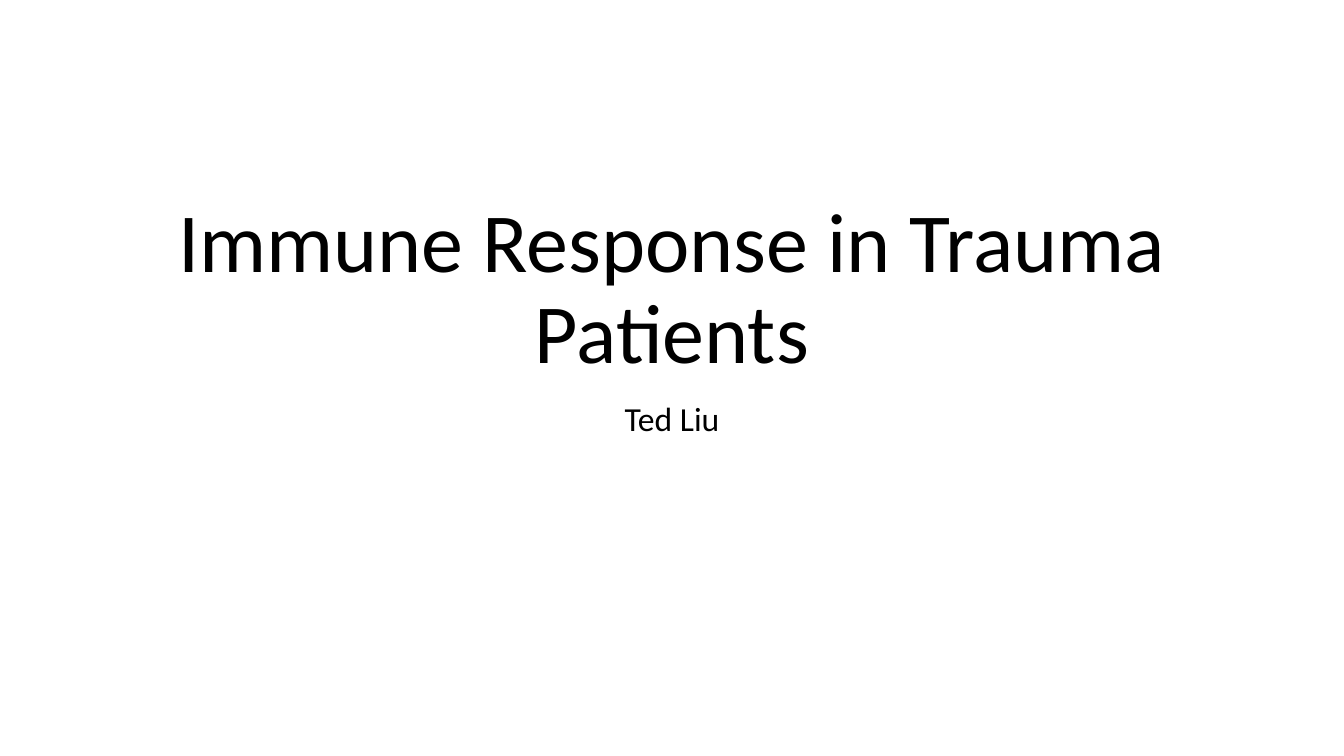
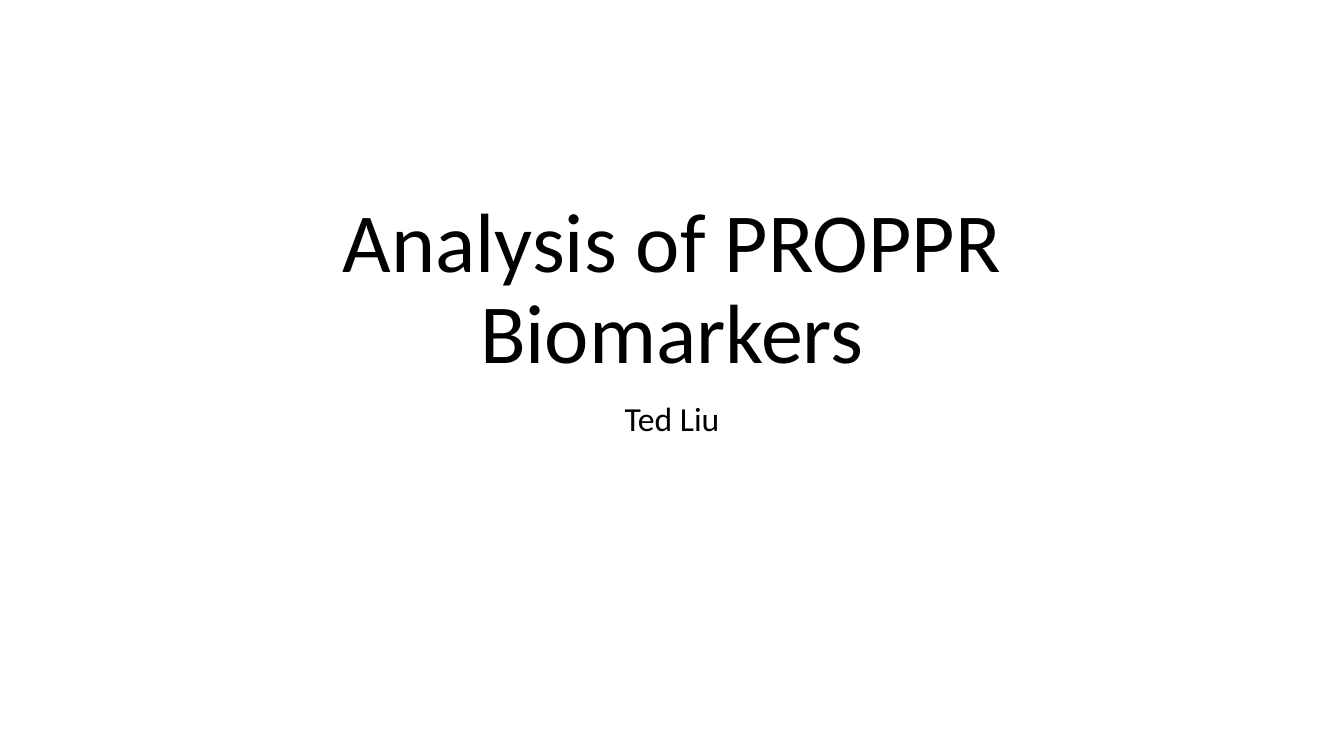
Before and after one commit to tliu-2/PROPPR, a slide deck: slide 1 of Presentation.pptx. Drawn at 1344x756 pixels with LibreOffice and Linux fonts; fonts in the diff are those of the drawing. Boxes give left, top, right and bottom in pixels: in the first picture for what was removed or moved away, otherwise in the second. Text is boxed around its words. In the diff, an @@ line names an element or a change of style, - is before the commit and + after.

```diff
--- a/Presentation.pptx
+++ b/Presentation.pptx
@@ title at [343,213,1001,364]: text changed @@
-Immune Response in Trauma Patients
+Analysis of PROPPR Biomarkers
```
Also in this commit, not shown: 5 other slides changed, 2 slides added, 1 slide removed, 24 other files.
